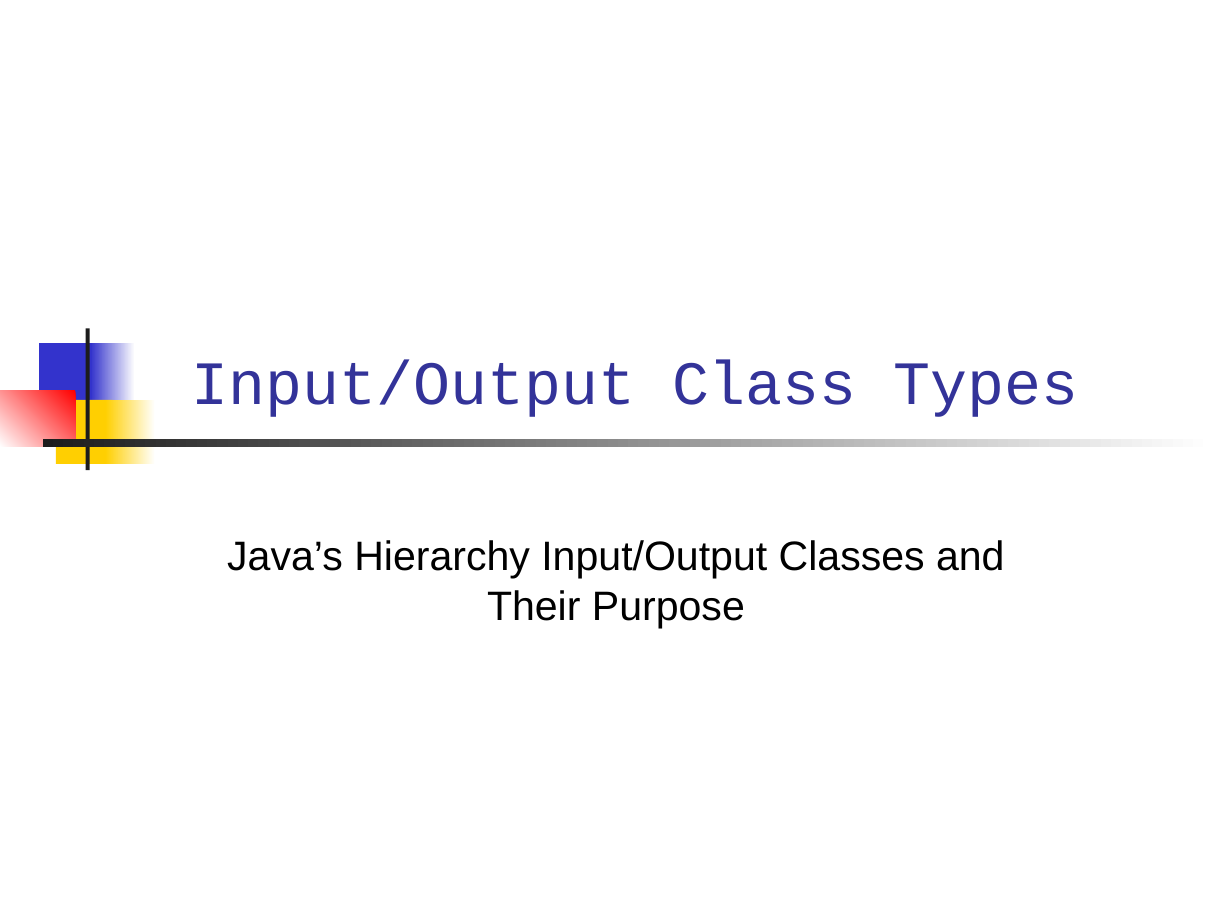
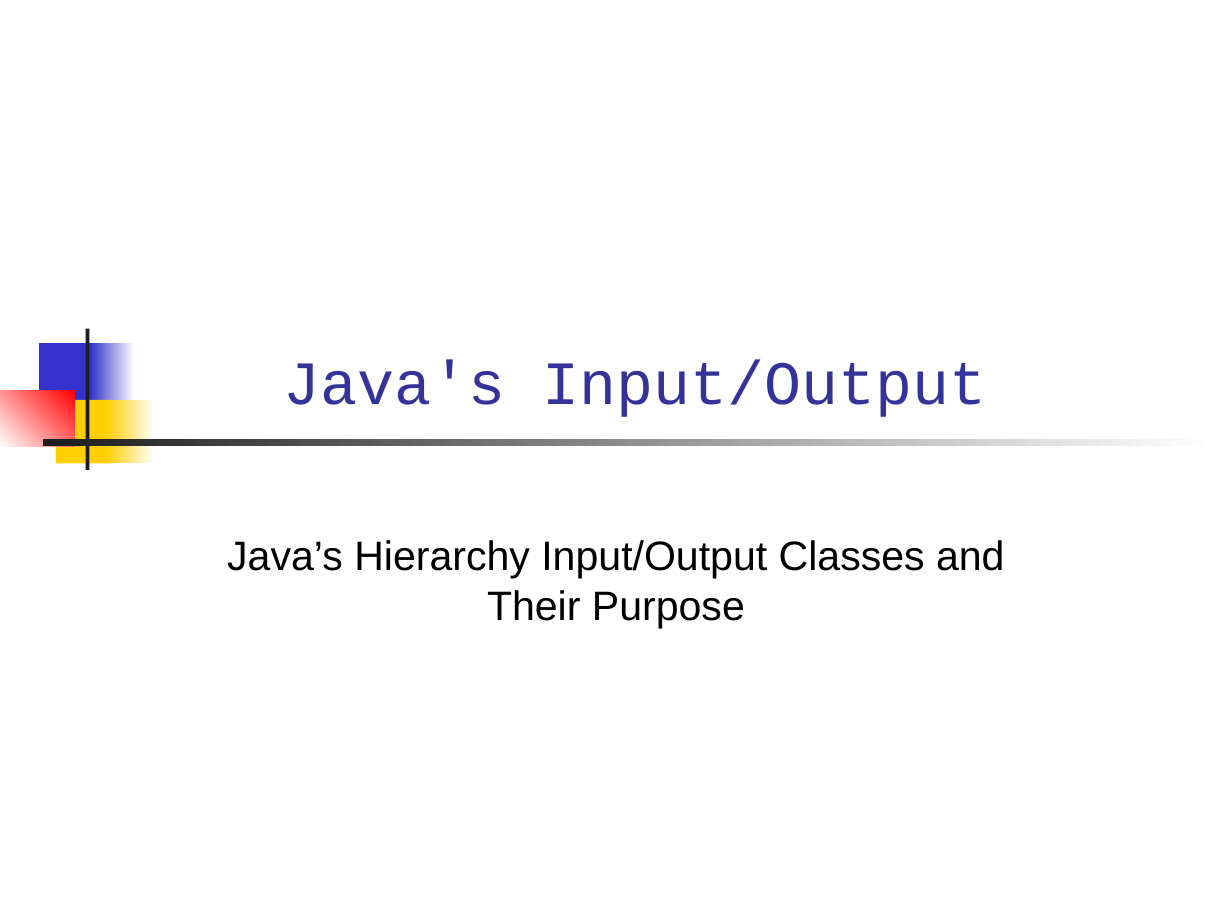
Before and after one commit to skeoop/skeoop.github.io, a slide deck: slide 1 of week6/Input-Output.ppt. Drawn at 1232x924 pixels with LibreOffice and Linux fonts; fonts in the diff are those of the drawing. Boxes give left, top, right and bottom in pixels: in the first picture for what was removed or moved away, otherwise in the second. Text is boxed around its words. In the diff, an @@ line names an element or a change of style, - is before the commit and + after.

```diff
--- a/week6/Input-Output.ppt
+++ b/week6/Input-Output.ppt
@@ title at box(284, 360, 987, 417): text changed @@
-Input/Output Class Types
+Java's Input/Output
```
Also in this commit, not shown: 38 other slides changed, 1 slide added, 7 other files.
